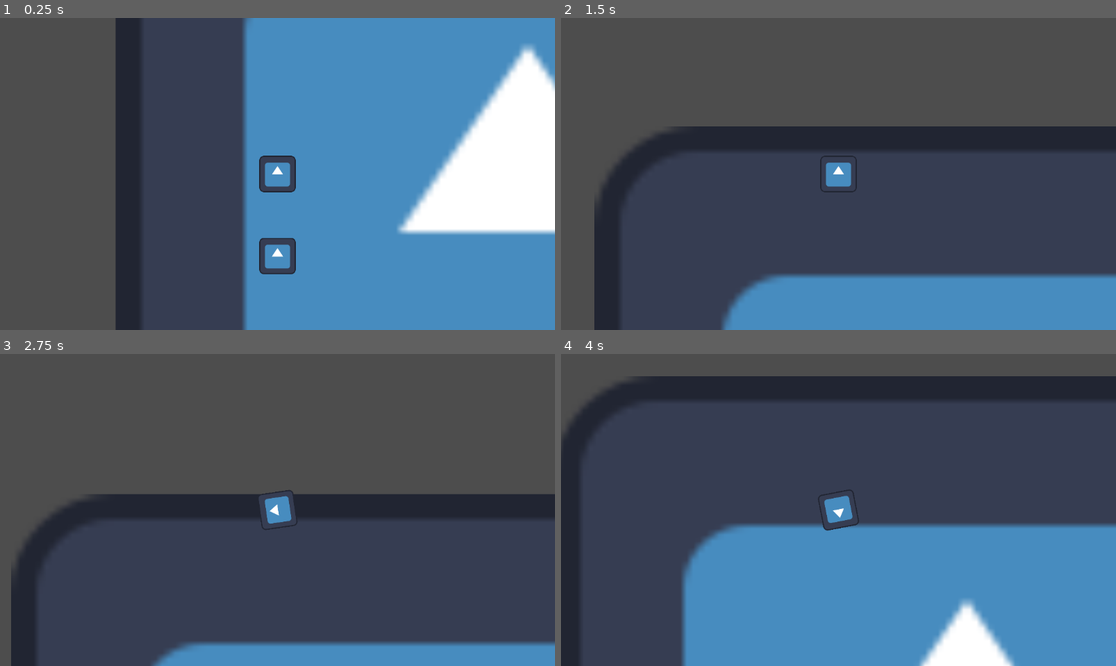
Above: before the commit, frames 1-4 (two rows, left to right).
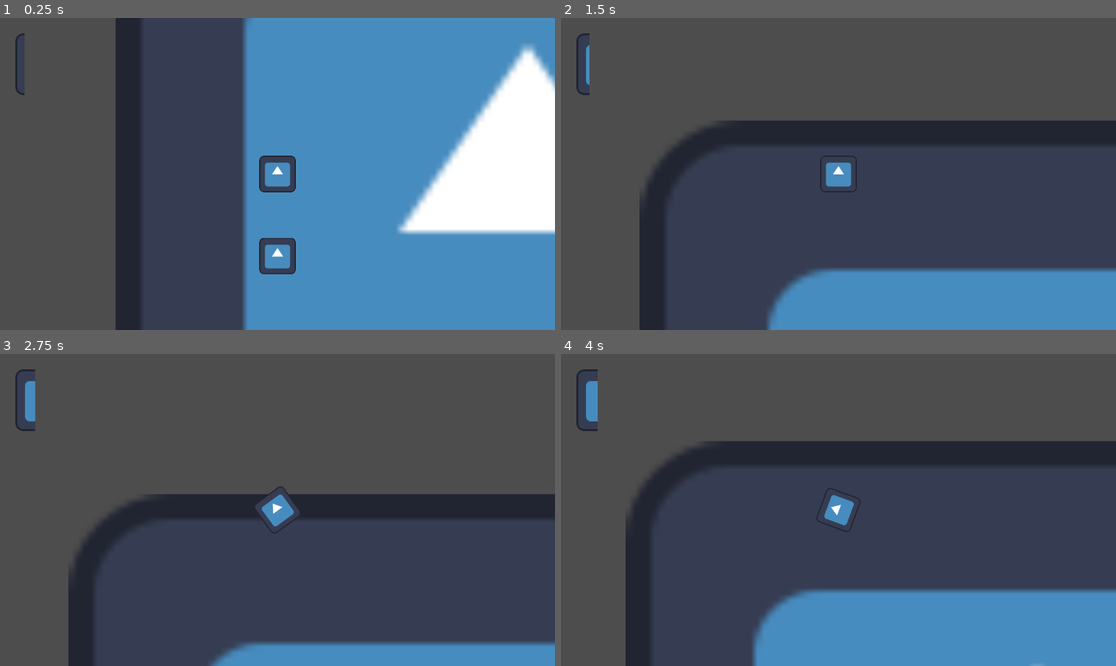
Above: after the commit, the same moments.

Repository: Eagleast/No_platform_the_game
Game: Godot game, scene res://Scenes/jumper_scene.tscn
Same seed, same stepped clock (60 frames per second), same inputs: the game is played once before the commit and once after it. The engine's default icon, where the game draws it, is replaced by a stand-in: a white triangle on a blue panel in a dark square.
Inputs (mouse positions are in pixels of both pictures, inside the frame that each line leads up to):
- Up to frame 1 (0.25 s): no input
- Up to frame 2 (1.5 s): move the mouse to (960, 158) at 0.52 s; tap Space (jump) at 0.6, 0.77, 1.07, 1.35 s; move the mouse to (727, 189) at 1.27 s
- Up to frame 3 (2.75 s): tap Space (jump) at 1.52, 1.82, 2.1 s; move the mouse to (333, 441) at 2.02 s
- Up to frame 4 (4 s): move the mouse to (810, 572) at 2.77 s; tap Space (jump) at 2.85, 3.02, 3.32, 3.6, 3.77 s; move the mouse to (1005, 556) at 3.52 s

The runs differ from the first frame. In frame 1, less than 0.1% of the frame differs, in the area x 2-5%, y 4-25%; in frame 2, 11%; in frame 3, 7.2%; in frame 4, 43%, in the area x 0-100%, y 4-100%.

Commit message:
ui
ajout de ui pour le fuel

Diff:
--- /dev/null
+++ b/Scenes/Ui/ui.gd
@@ -0,0 +1,8 @@
+extends CanvasLayer
+
+@onready var fuel_lvl = $Control/MarginContainer/VBoxContainer/HBoxContainer/Fuel_lvl
+
+
+func _on_fuel_lvl(fuel_lvl_player, max_fuel_player):
+	print("emited")
+	fuel_lvl.value = fuel_lvl_player / max_fuel_player
--- /dev/null
+++ b/Scenes/Ui/ui.tscn
@@ -0,0 +1,40 @@
+[gd_scene load_steps=3 format=3 uid="uid://bqqyx7a8warb5"]
+
+[ext_resource type="Texture2D" uid="uid://brtt04gm73rop" path="res://icon.svg" id="1_aregp"]
+[ext_resource type="Script" path="res://Scenes/Ui/ui.gd" id="1_t0ujw"]
+
+[node name="UI" type="CanvasLayer"]
+script = ExtResource("1_t0ujw")
+
+[node name="Control" type="Control" parent="."]
+layout_mode = 3
+anchors_preset = 15
+anchor_right = 1.0
+anchor_bottom = 1.0
+grow_horizontal = 2
+grow_vertical = 2
+
+[node name="MarginContainer" type="MarginContainer" parent="Control"]
+layout_mode = 1
+anchors_preset = 15
+anchor_right = 1.0
+anchor_bottom = 1.0
+grow_horizontal = 2
+grow_vertical = 2
+theme_override_constants/margin_left = 32
+theme_override_constants/margin_top = 32
+theme_override_constants/margin_right = 32
+theme_override_constants/margin_bottom = 32
+
+[node name="VBoxContainer" type="VBoxContainer" parent="Control/MarginContainer"]
+layout_mode = 2
+
+[node name="HBoxContainer" type="HBoxContainer" parent="Control/MarginContainer/VBoxContainer"]
+layout_mode = 2
+
+[node name="Fuel_lvl" type="TextureProgressBar" parent="Control/MarginContainer/VBoxContainer/HBoxContainer"]
+layout_mode = 2
+max_value = 1.0
+step = 0.01
+value = 1.0
+texture_progress = ExtResource("1_aregp")
--- a/Scenes/jumper_scene.tscn
+++ b/Scenes/jumper_scene.tscn
@@ -1,8 +1,9 @@
-[gd_scene load_steps=5 format=3 uid="uid://8l50u8maqmrn"]
+[gd_scene load_steps=6 format=3 uid="uid://8l50u8maqmrn"]
 
-[ext_resource type="PackedScene" uid="uid://dvr0nl20r1wci" path="res://Scenes/jumper.tscn" id="1_csb1s"]
+[ext_resource type="PackedScene" uid="uid://dvr0nl20r1wci" path="res://Scenes/player/jumper.tscn" id="1_csb1s"]
 [ext_resource type="Texture2D" uid="uid://brtt04gm73rop" path="res://icon.svg" id="1_jxg68"]
-[ext_resource type="PackedScene" uid="uid://ccih1ofbh8min" path="res://bumper.tscn" id="5_pty02"]
+[ext_resource type="PackedScene" uid="uid://bqqyx7a8warb5" path="res://Scenes/Ui/ui.tscn" id="4_nxrw3"]
+[ext_resource type="PackedScene" uid="uid://ccih1ofbh8min" path="res://Scenes/world/bumper.tscn" id="5_pty02"]
 
 [sub_resource type="RectangleShape2D" id="RectangleShape2D_mfd2g"]
 size = Vector2(4.34, 29.705)
@@ -44,3 +45,7 @@
 shape = SubResource("RectangleShape2D_mfd2g")
 
 [node name="RigidBody2D" parent="." instance=ExtResource("5_pty02")]
+
+[node name="UI" parent="." instance=ExtResource("4_nxrw3")]
+
+[connection signal="fuel_lvl" from="Jumper" to="UI" method="_on_fuel_lvl"]
--- a/Scripts/jumper.gd
+++ b/Scenes/player/jumper.gd
@@ -1,4 +1,6 @@
 extends RigidBody2D
+
+signal fuel_lvl()
 
 @onready var sprite_2d = $Sprite2D
 
@@ -11,12 +13,12 @@
 @export var max_booster_fuel = 1000
 @export var fuel_regen = 200
 @export var fuel_conso = 500
-@export var bumpiness = 300
-@export var base_thruster_speed = 600
+
+@export var base_thruster_speed = 200
 @export var booster_speed = 600
 @export var max_speed = 1000
 
-
+@export var bumpiness = 300
 
 func _ready():
 	thruster_speed = base_thruster_speed
@@ -32,9 +34,9 @@
 
 	move() #makes the player move
 
+	boost(delta)
+
 	print_debbug()
-
-	boost(delta)
 
 func print_debbug():
 	#print(thruster_speed)
@@ -52,13 +54,16 @@
 		booster_fuel += fuel_regen * delta
 		if booster_fuel >= max_booster_fuel:
 			booster_fuel = max_booster_fuel
+	fuel_lvl.emit(booster_fuel, max_booster_fuel)
+
 
 func try_boost():
 	if booster_fuel > 0 and not is_boosting:
 		is_boosting = true
-	else:
-		is_boosting = false
-		thruster_speed = base_thruster_speed
+
+func stop_boost():
+	is_boosting = false
+	thruster_speed = base_thruster_speed
 
 func handle_inputs():
 	if Input.is_action_pressed("reset"):
@@ -66,7 +71,7 @@
 	if Input.is_action_just_pressed( "jump"):
 		try_boost()
 	if Input.is_action_just_released("jump"):
-		try_boost()
+		stop_boost()
 
 func bump():
 	if get_contact_count() > 0: #contact interactions
--- a/Scenes/jumper.tscn
+++ b/Scenes/player/jumper.tscn
@@ -1,7 +1,7 @@
 [gd_scene load_steps=6 format=3 uid="uid://dvr0nl20r1wci"]
 
 [ext_resource type="Texture2D" uid="uid://brtt04gm73rop" path="res://icon.svg" id="1_5tifr"]
-[ext_resource type="Script" path="res://Scripts/jumper.gd" id="1_p6lrq"]
+[ext_resource type="Script" path="res://Scenes/player/jumper.gd" id="1_fuxu5"]
 
 [sub_resource type="PhysicsMaterial" id="PhysicsMaterial_acnxy"]
 rough = true
@@ -18,7 +18,7 @@
 position = Vector2(0, -63)
 physics_material_override = SubResource("PhysicsMaterial_acnxy")
 gravity_scale = 0.0
-script = ExtResource("1_p6lrq")
+script = ExtResource("1_fuxu5")
 
 [node name="Sprite2D" type="Sprite2D" parent="."]
 texture = ExtResource("1_5tifr")
--- a/Scenes/preview_jump.tscn
+++ /dev/null
@@ -1,3 +0,0 @@
-[gd_scene format=3 uid="uid://dxjwj5ip3evdu"]
-
-[node name="Line2D" type="Line2D"]
--- a/Scripts/direction_vector.gd
+++ /dev/null
@@ -1,11 +0,0 @@
-extends Line2D
-
-@export var l_scale = 0.5
-
-# Called when the node enters the scene tree for the first time.
-func _ready():
-	pass # Replace with function body.
-
-func update(velocity):
-	set_point_position(1, Vector2(velocity.length() * l_scale , 0))
-	look_at(velocity + global_position)
--- a/Scripts/preview_jump.gd
+++ /dev/null
@@ -1,27 +0,0 @@
-extends Line2D
-@onready var jumper = $".."
-var min_size = 100
-var max_size = 400
-
-# Called when the node enters the scene tree for the first time.
-func _ready():
-	pass # Replace with function body.
-
-
-# Called every frame. 'delta' is the elapsed time since the previous frame.
-func _process(delta):
-	look_at(get_mouse_dir() + global_transform.origin)
-	print(get_mouse_dir())
-
-func update_tra(player_tra):
-	pass
-
-func update_preview(jump_force, max_jump):
-	set_point_position(1, Vector2((jump_force * (1/ max_jump)*max_size) , 0)+ Vector2(min_size, 0))
-
-func get_mouse_dir():
-	var screen_size = get_window().size
-	var mouse_pos = get_viewport().get_mouse_position()
-	var mouse_dir = mouse_pos - Vector2(screen_size /2)
-	var jump_dir = mouse_dir.normalized()
-	return jump_dir
Renamed: bumper.tscn -> Scenes/world/bumper.tscn
